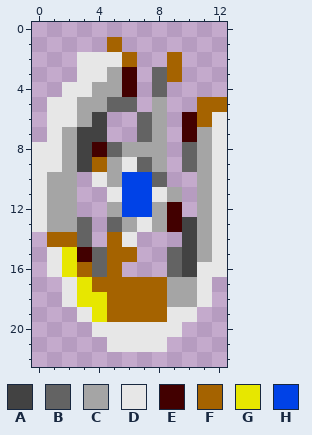
File history of a pixel-art sprite, game-projects/r-type/objects/enemies/01/shell/images/shell_1.png. That is the earlier state.
The file is 13x23 pixels.
Palette (. is transparent): A #424242  B #636363  C #a5a5a5  D #e7e7e7  E #420000  F #a56300  G #e7e700  H #0042e7
Pixels before, first column x 0:
 1 .....F.......
 2 ...DDDF..F...
 3 ...DDCE.BF...
 4 ..DDCCE.B....
 5 .DDCCBB.C..FF
 6 .DDCA..BC.EFD
 7 .DCAA..BC.ECD
 8 DDCAEBCCC.BCD
 9 DDCAFCDBC.BCD
10 DCC.DCHHB..CD
11 DCC..DHHDC.CD
12 DCC..CHHCE.CD
13 DCCB.BCDCEACD
14 .FFB.FD...ACD
15 .DGEBFF..BACD
16 .DGFBF...BADD
17 ..DGFFFFFCCD.
18 ..DGGFFFFCCD.
19 ...DGFFFFDD..
20 ....DDDDDD...
21 .....DDDD....
After:
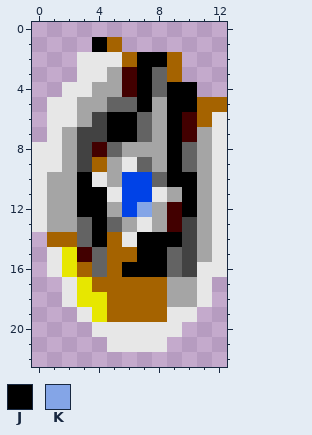
Colours new in this view: J #000000  K #84a5e7
The author wrote: Shell tweaks + arcade palette
Change:
Colour J now appears in row 1 at x 4; in row 2 at x 7 to 8; in row 3 at x 7; in rows 4 to 5 at x 7 and 9 to 10; in rows 6 to 7 at x 5 to 6 and 9; in rows 8 to 9 at x 9.
Colour J now appears in row 10 at x 3 and 9 to 10; in rows 11 to 12 at x 3 to 4 and 10; in row 13 at x 4; in row 14 at x 4 and 7 to 9; in row 15 at x 7 to 8; in row 16 at x 6 to 8.
The author changed colour H to colour K in row 12 at x 7.
Boxes around the changes in both pictures, in picture pixels (x1, y1, x2, y2):
changed: (77, 37, 197, 277)
